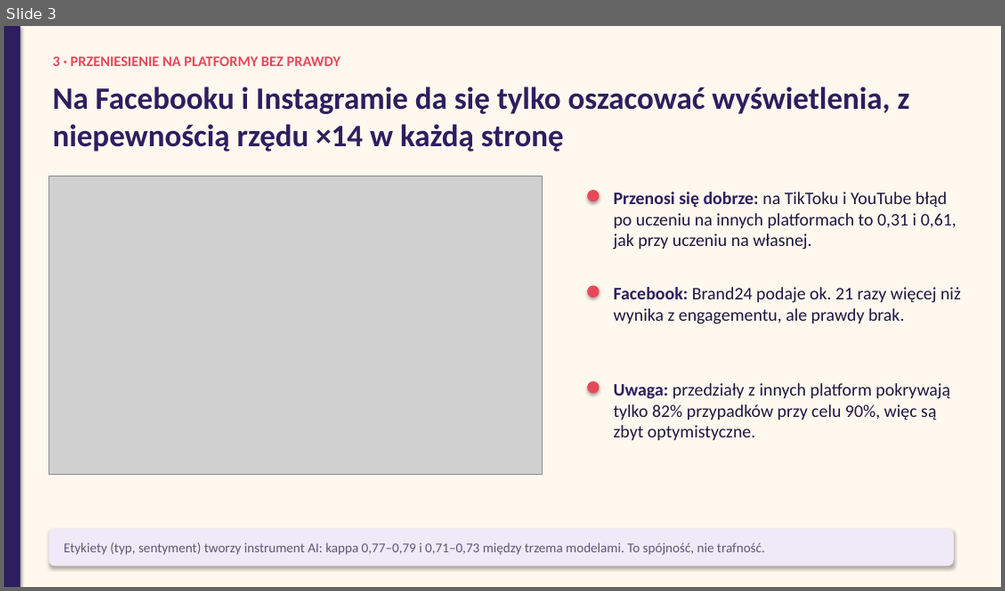
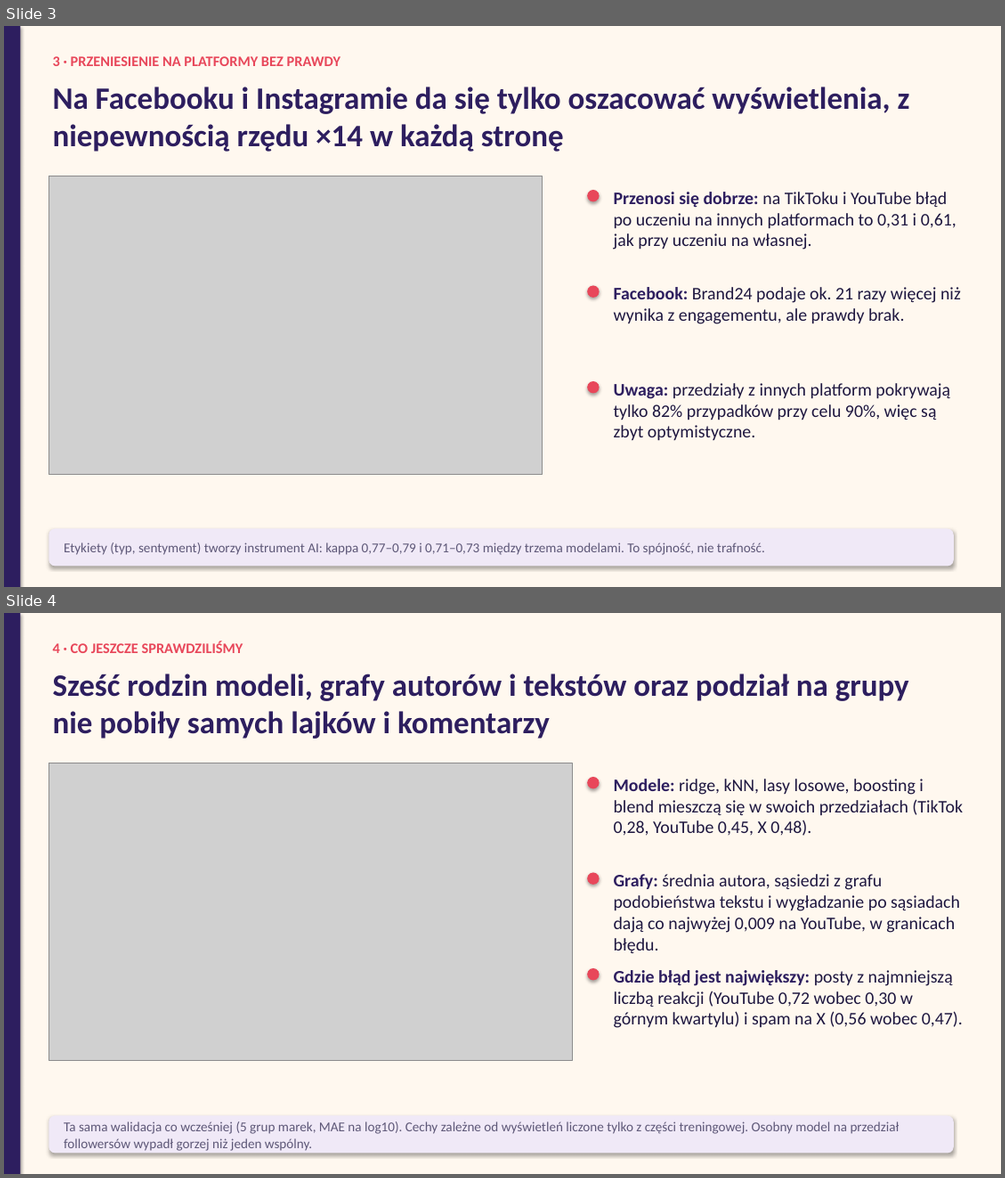
Before and after one commit to mikolaj-olesinski/Digital-Media-Analysis-PWR, a slide deck: pitchdeck/results_pl.pptx. Shown one above the other, each under a label of ours: slide 3 before the commit, slides 3 and 4 after it. The pictures are 1005x591 and 1005x1178 pixels, drawn with LibreOffice and Linux fonts; fonts in the diff are those of the drawing; grey boxes stand for pictures. Boxes give left, top, right and bottom in pixels: in the first picture for what was removed or moved away, otherwise in the second. Text is boxed around its words. In the diff, an @@ line names an element or a change of style, - is before the commit and + after.

Commit message:
Add model zoo, graph features and strata notebook, label-vs-views slides and architecture slide

```diff
--- a/pitchdeck/results_pl.pptx
+++ b/pitchdeck/results_pl.pptx
@@ slide 4 added at (4, 613, 1001, 1174), background #FFF8EF @@
@@ rectangle added at (4, 613, 20, 1174), fill #2D1E5F @@
@@ text added at (53, 641, 243, 653), 14 pt, text #E8475A, bold @@
+4 · CO JESZCZE SPRAWDZILIŚMY
@@ text added at (53, 674, 909, 738), 30 pt, text #2D1E5F, bold @@
+Sześć rodzin modeli, grafy autorów i tekstów oraz podział na grupy nie pobiły samych lajków i komentarzy
@@ picture added at (48, 763, 573, 1060) @@
@@ ellipse added at (587, 777, 599, 788), fill #E8475A @@
@@ text added at (614, 779, 963, 835), 17 pt, text #1E1740 @@
+Modele: ridge, kNN, lasy losowe, boosting i blend mieszczą się w swoich przedziałach (TikTok 0,28, YouTube 0,45, X 0,48).
@@ ellipse added at (587, 873, 599, 884), fill #E8475A @@
@@ text added at (614, 874, 960, 953), 17 pt, text #1E1740 @@
+Grafy: średnia autora, sąsiedzi z grafu podobieństwa tekstu i wygładzanie po sąsiadach dają co najwyżej 0,009 na YouTube, w granicach błędu.
@@ ellipse added at (587, 968, 599, 981), fill #E8475A @@
@@ text added at (614, 970, 963, 1028), 17 pt, text #1E1740 @@
+Gdzie błąd jest największy: posty z najmniejszą liczbą reakcji (YouTube 0,72 wobec 0,30 w górnym kwartylu) i spam na X (0,56 wobec 0,47).
@@ rounded rectangle added at (48, 1116, 954, 1153), fill #F0E9F7 @@
@@ text added at (64, 1121, 899, 1151), 13 pt, text #5E5878 @@
+Ta sama walidacja co wcześniej (5 grup marek, MAE na log10). Cechy zależne od wyświetleń liczone tylko z części treningowej. Osobny model na przedział followersów wypadł gorzej niż jeden wspólny.
```
Also in this commit, not shown: 2 other slides added, 15 other files.
